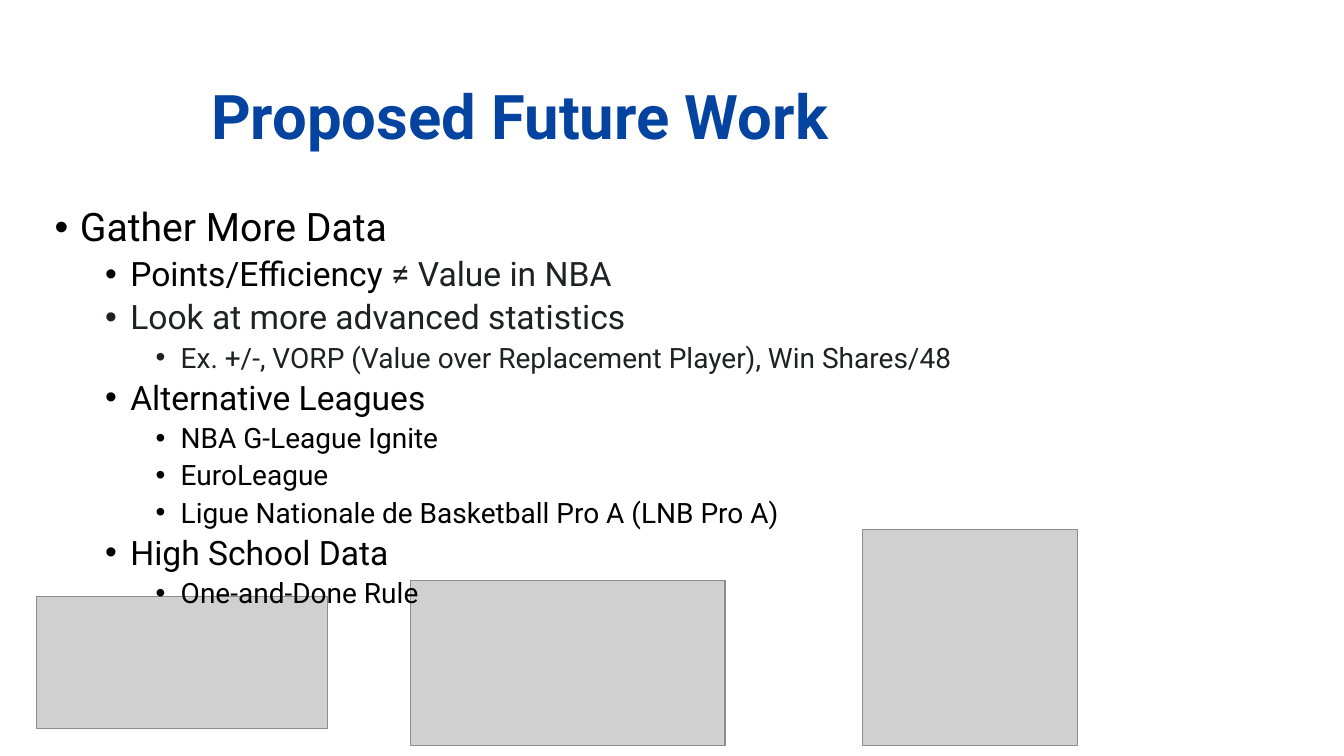
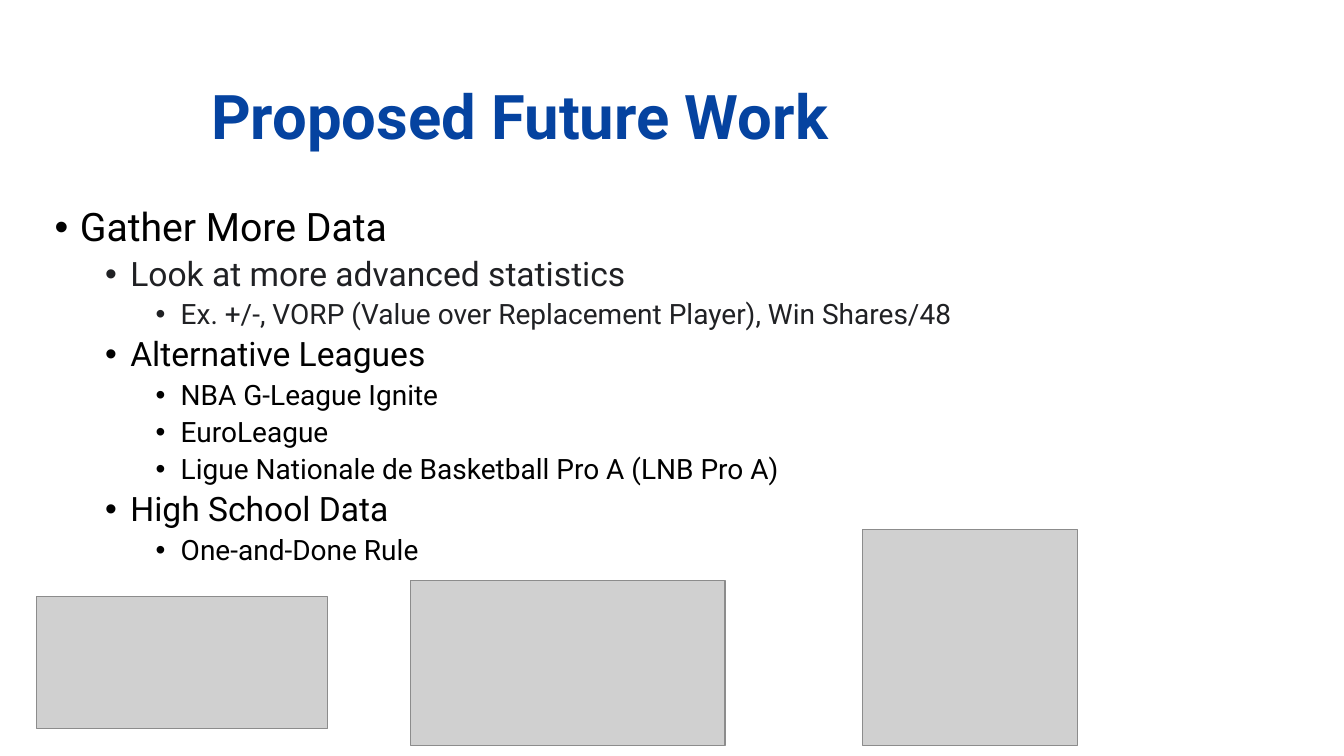
Before and after one commit to vcuaud/DataScienceProject, a slide deck: slide 13 of NBA Data Science Project.pptx. Drawn at 1344x756 pixels with LibreOffice and Linux fonts; fonts in the diff are those of the drawing; grey boxes stand for pictures; background and template pictures are left out. Boxes give left, top, right and bottom in pixels: in the first picture for what was removed or moved away, otherwise in the second. Text is boxed around its words. In the diff, an @@ line names an element or a change of style, - is before the commit and + after.

```diff
--- a/NBA Data Science Project.pptx
+++ b/NBA Data Science Project.pptx
@@ text at [130, 260, 612, 293]: paragraph removed @@
-  • Points/Efficiency ≠ Value in NBA
```
Also in this commit, not shown: 1 other slide changed.
